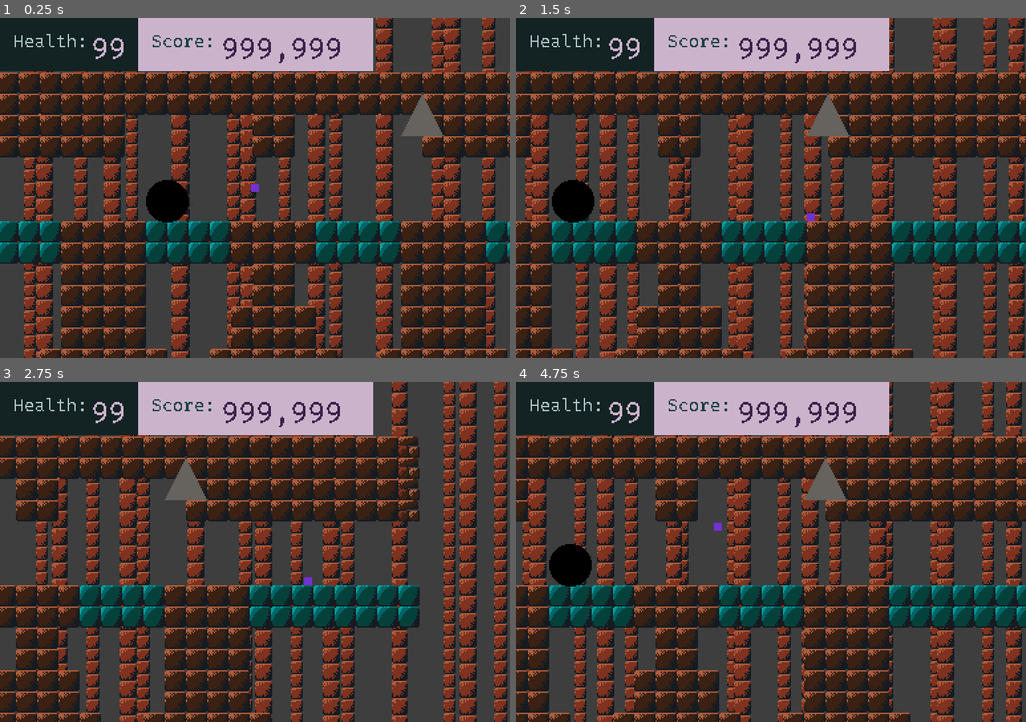
Above: before the commit, frames 1-4 (two rows, left to right).
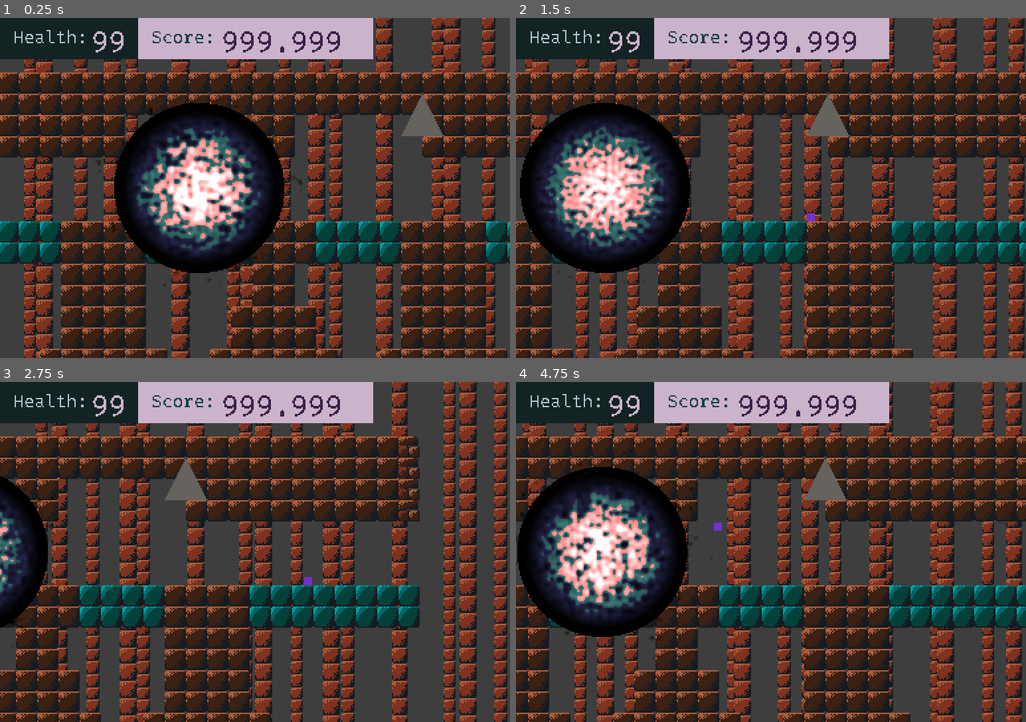
Above: after the commit, the same moments.

Repository: electricsheap/Amikz
Game: Godot game, scene res://scenes/Main.tscn
Same seed, same stepped clock (60 frames per second), same inputs: the game is played once before the commit and once after it.
Inputs:
- Up to frame 1 (0.25 s): no input
- Up to frame 2 (1.5 s): hold Right (ui_right) 0.53-1.28 s; hold Down (ui_down) from 1.28 s (still down)
- Up to frame 3 (2.75 s): release Down (ui_down) at 2.03 s; hold Right (ui_right) from 2.03 s (still down)
- Up to frame 4 (4.75 s): release Right (ui_right) at 2.78 s; hold Up (ui_up) 2.78-3.53 s; hold Left (ui_left) from 3.53 s (still down)

The runs differ from the first frame. In frame 1, 16% of the frame differs, in the area x 0-74%, y 3-82%; in frame 2, 16%; in frame 3, 6.4%; in frame 4, 16%.

Commit message:
saved shader as separate file

Diff:
--- a/resources/scripts/CameraFollow.gd
+++ b/resources/scripts/CameraFollow.gd
@@ -41,10 +41,8 @@
 			var dpos = parallax * ( target.position - self.position )
 			var leashed = dpos * (( dpos.abs() - leash ) / dpos.abs() )
 			if abs( dpos.x ) > leash.x:
-				print( self.parallax )
 				self.position.x += max( leashed.x/4, min( 2, leashed.x ))
 			if abs( dpos.y ) > leash.y:
-				print( self.parallax )
 				self.position.y += max( leashed.y/4, min( 2, leashed.y ))
 
 
--- a/resources/shaders/tesseract_shader.tres
+++ b/resources/shaders/tesseract.shader
@@ -1,7 +1,4 @@
-[gd_resource type="ShaderMaterial" load_steps=2 format=2]
-
-[sub_resource type="Shader" id=1]
-code = "shader_type canvas_item;
+shader_type canvas_item;
 uniform mat4 global_transform;
 uniform float power;
 varying vec2 world_position;
@@ -224,10 +221,4 @@
 void light() {
 // Output:0
 
-}"
-custom_defines = ""
-
-[resource]
-shader = SubResource( 1 )
-shader_param/global_transform = null
-shader_param/power = 1.0
+}
--- a/scenes/HUDs/LevelHUD.tscn
+++ b/scenes/HUDs/LevelHUD.tscn
@@ -11,7 +11,8 @@
 
 [node name="Control" type="Control" parent="."]
 anchor_right = 1.0
-anchor_bottom = 0.156
+anchor_bottom = 0.12
+margin_bottom = 0.0639992
 __meta__ = {
 "_edit_use_anchors_": false
 }
@@ -36,7 +37,7 @@
 anchor_right = 1.0
 anchor_bottom = 1.0
 margin_left = 10.0
-margin_top = 10.0
+margin_top = 5.0
 margin_right = -5.0
 margin_bottom = -5.0
 custom_fonts/normal_font = SubResource( 1 )
@@ -51,12 +52,13 @@
 anchor_right = 1.0
 anchor_bottom = 1.0
 margin_left = 10.0
-margin_top = 10.0
+margin_top = 7.0
 margin_right = -12.0
-margin_bottom = -10.0
+margin_bottom = -7.0
 theme = ExtResource( 1 )
 custom_colors/default_color = Color( 0.686275, 0.776471, 0.788235, 1 )
 text = "Health:"
+scroll_active = false
 __meta__ = {
 "_edit_use_anchors_": false
 }
@@ -82,7 +84,7 @@
 anchor_right = 1.0
 anchor_bottom = 1.0
 margin_left = 10.0
-margin_top = 10.0
+margin_top = 5.0
 margin_right = -5.0
 margin_bottom = -5.0
 custom_fonts/normal_font = SubResource( 1 )
@@ -97,12 +99,13 @@
 anchor_right = 1.0
 anchor_bottom = 1.0
 margin_left = 10.0
-margin_top = 10.0
+margin_top = 7.0
 margin_right = -12.0
-margin_bottom = -10.0
+margin_bottom = -7.0
 theme = ExtResource( 1 )
 custom_colors/default_color = Color( 0.0980392, 0.25098, 0.262745, 1 )
 text = "Score:"
+scroll_active = false
 __meta__ = {
 "_edit_use_anchors_": false
 }
--- a/scenes/levels/Level1.tscn
+++ b/scenes/levels/Level1.tscn
@@ -1,17 +1,22 @@
-[gd_scene load_steps=11 format=2]
+[gd_scene load_steps=12 format=2]
 
 [ext_resource path="res://resources/scripts/Level1.gd" type="Script" id=1]
 [ext_resource path="res://resources/spites/bricks.tres" type="TileSet" id=2]
 [ext_resource path="res://scenes/actors/Player.tscn" type="PackedScene" id=3]
 [ext_resource path="res://scenes/objects/Spike.tscn" type="PackedScene" id=4]
-[ext_resource path="res://scenes/objects/WallBreakable.tscn" type="PackedScene" id=5]
-[ext_resource path="res://resources/shaders/tesseract_shader.tres" type="Material" id=6]
+[ext_resource path="res://scenes/objects/TesseractWindow.tscn" type="PackedScene" id=5]
+[ext_resource path="res://resources/shaders/tesseract.shader" type="Shader" id=6]
 [ext_resource path="res://resources/scripts/CameraFollow.gd" type="Script" id=7]
 [ext_resource path="res://resources/textures/blank.png" type="Texture" id=8]
 
-[sub_resource type="PhysicsMaterial" id=1]
+[sub_resource type="ShaderMaterial" id=1]
+shader = ExtResource( 6 )
+shader_param/global_transform = null
+shader_param/power = 1.0
 
-[sub_resource type="RectangleShape2D" id=2]
+[sub_resource type="PhysicsMaterial" id=2]
+
+[sub_resource type="RectangleShape2D" id=3]
 extents = Vector2( 16, 16 )
 
 [node name="Level1" type="CanvasLayer"]
@@ -72,10 +77,14 @@
 position = Vector2( 178.302, 70.5161 )
 scale = Vector2( 0.2, 0.2 )
 
+[node name="TesseractWindow" parent="." instance=ExtResource( 5 )]
+position = Vector2( 136, 70.5161 )
+scale = Vector2( 4, 4 )
+
 [node name="RigidBody2D" type="RigidBody2D" parent="."]
-material = ExtResource( 6 )
+material = SubResource( 1 )
 position = Vector2( 168, -104 )
-physics_material_override = SubResource( 1 )
+physics_material_override = SubResource( 2 )
 gravity_scale = 0.0
 linear_damp = 10.0
 angular_damp = 10.0
@@ -89,10 +98,7 @@
 
 [node name="CollisionShape2D" type="CollisionShape2D" parent="RigidBody2D"]
 visible = false
-shape = SubResource( 2 )
-
-[node name="WallBreakable" parent="." instance=ExtResource( 5 )]
-position = Vector2( 112, 80 )
+shape = SubResource( 3 )
 
 [node name="StaticBody2D" parent="." instance=ExtResource( 4 )]
 position = Vector2( 304, 16 )
--- a/scenes/objects/TesseractWindow.tscn
+++ b/scenes/objects/TesseractWindow.tscn
@@ -1,12 +1,18 @@
-[gd_scene load_steps=4 format=2]
+[gd_scene load_steps=5 format=2]
 
-[ext_resource path="res://resources/shaders/tesseract_shader.tres" type="Material" id=1]
+[ext_resource path="res://resources/shaders/tesseract.shader" type="Shader" id=1]
 [ext_resource path="res://resources/textures/blank.png" type="Texture" id=2]
 [ext_resource path="res://resources/scripts/TesseractWindow.gd" type="Script" id=3]
 
+[sub_resource type="ShaderMaterial" id=1]
+shader = ExtResource( 1 )
+shader_param/global_transform = null
+shader_param/power = 1.0
+
 [node name="TesseractWindow" type="Polygon2D"]
-material = ExtResource( 1 )
+material = SubResource( 1 )
 texture = ExtResource( 2 )
 polygon = PoolVector2Array( -24, -24, -24, 24, 24, 24, 24, -24 )
 uv = PoolVector2Array( 1, 1, 1, -1, -1, -1, -1, 1 )
 script = ExtResource( 3 )
+power = 1.0
